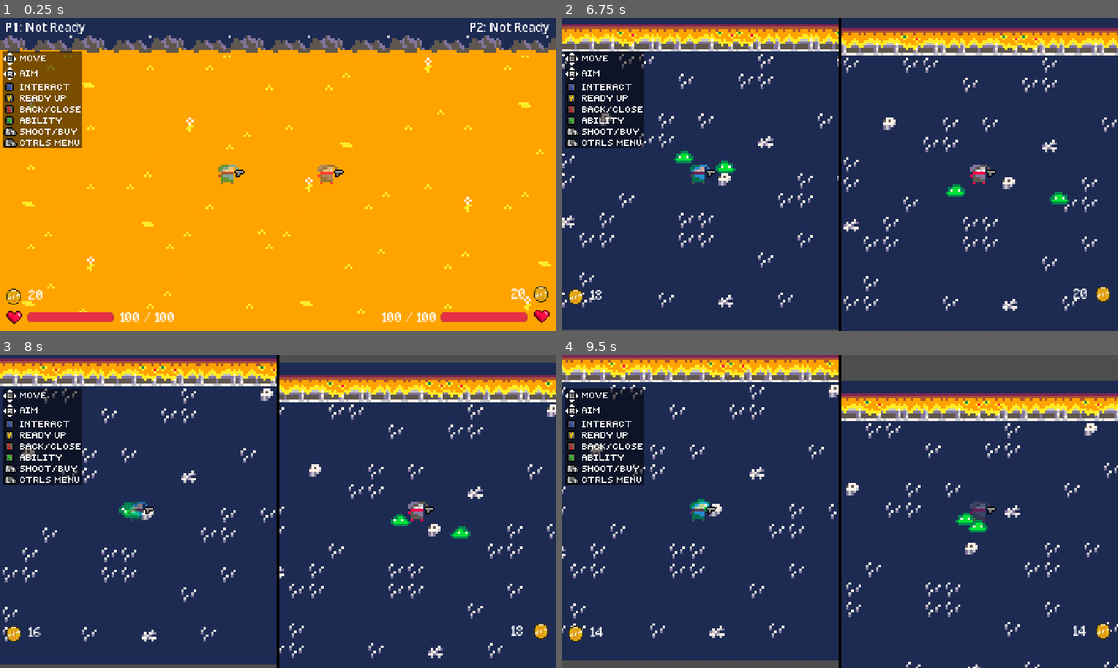
Above: before the commit, frames 1-4 (two rows, left to right).
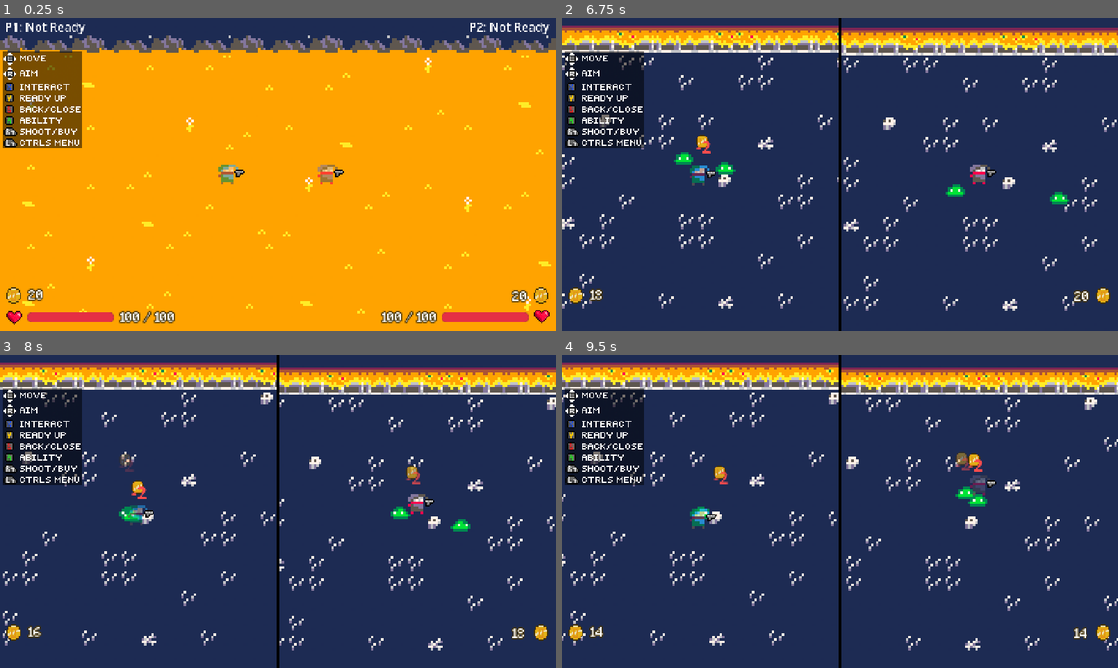
Above: after the commit, the same moments.

Repository: SamZhang150/rivals-ascent
Game: Godot game, scene res://scenes/core/splitscreen.tscn
The game is run twice, just before and just after one commit, with the same random seed, the same clock (stepped at 60 frames per second) and the same inputs.
Inputs (mouse positions are in pixels of both pictures, inside the frame that each line leads up to):
- Up to frame 1 (0.25 s): no input
- Up to frame 2 (6.75 s): move the mouse to (962, 158) at 0.52 s; hold Shift (p1_ready) 0.53-1.28 s; tap Enter at 1.25 s; move the mouse to (728, 190) at 1.27 s; tap M (p2_ready) every 1.5 s from 1.35 to 5.85 s; move the mouse to (895, 105) at 2.02 s; hold Shift (p1_ready) 2.03-2.78 s; move the mouse to (812, 237) at 2.77 s; move the mouse to (1006, 221) at 3.52 s; hold Shift (p1_ready) 3.53-4.28 s; move the mouse to (673, 127) at 4.27 s; move the mouse to (867, 174) at 5.02 s; hold Shift (p1_ready) 5.03-5.78 s; move the mouse to (756, 96) at 5.77 s; move the mouse to (962, 158) at 6.52 s; hold Shift (p1_ready) from 6.53 s (still down)
- Up to frame 3 (8 s): move the mouse to (166, 527) at 7.27 s; release Shift (p1_ready) at 7.28 s; tap M (p2_ready) at 7.35 s
- Up to frame 4 (9.5 s): move the mouse to (895, 442) at 8.02 s; hold Shift (p1_ready) 8.03-8.78 s; move the mouse to (812, 574) at 8.77 s; tap M (p2_ready) at 8.85 s

The runs differ from the first frame. In frame 1, 0.9% of the frame differs, in the area x 1-99%, y 85-98%; in frame 2, 3.6%; in frame 3, 17%; in frame 4, 23%, in the area x 0-100%, y 0-100%.

Commit message:
clamped camera to room, negative coin popup

Diff:
--- a/scenes/levels/dungeon/difficulty_1/room1a.tscn
+++ b/scenes/levels/dungeon/difficulty_1/room1a.tscn
@@ -648,3 +648,8 @@
 [node name="bottom" type="CollisionShape2D" parent="Walls" unique_id=328050610]
 position = Vector2(112, 129)
 shape = SubResource("RectangleShape2D_8gj6c")
+
+[node name="CamTopLeft" type="Marker2D" parent="." unique_id=1789101002]
+
+[node name="CamBottomRight" type="Marker2D" parent="." unique_id=1905078886]
+position = Vector2(224, 128)
--- a/scenes/levels/dungeon/difficulty_1/room1b.tscn
+++ b/scenes/levels/dungeon/difficulty_1/room1b.tscn
@@ -648,3 +648,8 @@
 
 [node name="Slime2" parent="." unique_id=2018649948 instance=ExtResource("3_xxu7e")]
 position = Vector2(170, 63.5)
+
+[node name="CamTopLeft" type="Marker2D" parent="." unique_id=1664734835]
+
+[node name="CamBottomRight" type="Marker2D" parent="." unique_id=225006255]
+position = Vector2(224, 128)
--- a/scenes/levels/dungeon/difficulty_1/room1c.tscn
+++ b/scenes/levels/dungeon/difficulty_1/room1c.tscn
@@ -648,3 +648,8 @@
 
 [node name="Slime2" parent="." unique_id=1174348951 instance=ExtResource("3_ceg20")]
 position = Vector2(191, 92)
+
+[node name="CamTopLeft" type="Marker2D" parent="." unique_id=843591285]
+
+[node name="CamBottomRight" type="Marker2D" parent="." unique_id=981979828]
+position = Vector2(224, 128)
--- a/scenes/levels/dungeon/difficulty_1/room1d.tscn
+++ b/scenes/levels/dungeon/difficulty_1/room1d.tscn
@@ -648,3 +648,8 @@
 [node name="CollisionShape2D" type="CollisionShape2D" parent="ExitTrigger" unique_id=2020918497]
 position = Vector2(206, 111)
 shape = SubResource("RectangleShape2D_4g36v")
+
+[node name="CamTopLeft" type="Marker2D" parent="." unique_id=2010384821]
+
+[node name="CamBottomRight" type="Marker2D" parent="." unique_id=1493777264]
+position = Vector2(224, 128)
--- a/scenes/levels/dungeon/difficulty_2/room2a.tscn
+++ b/scenes/levels/dungeon/difficulty_2/room2a.tscn
@@ -655,3 +655,8 @@
 
 [node name="Bat2" parent="." unique_id=1989380203 instance=ExtResource("3_kehsv")]
 position = Vector2(58.5, 94)
+
+[node name="CamTopLeft" type="Marker2D" parent="." unique_id=240008024]
+
+[node name="CamBottomRight" type="Marker2D" parent="." unique_id=1363719785]
+position = Vector2(224, 128)
--- a/scenes/levels/dungeon/difficulty_2/room2b.tscn
+++ b/scenes/levels/dungeon/difficulty_2/room2b.tscn
@@ -655,3 +655,8 @@
 
 [node name="Bat2" parent="." unique_id=1989380203 instance=ExtResource("3_p6tfh")]
 position = Vector2(154, 96.5)
+
+[node name="CamTopLeft" type="Marker2D" parent="." unique_id=1163702702]
+
+[node name="CamBottomRight" type="Marker2D" parent="." unique_id=1498224958]
+position = Vector2(224, 128)
--- a/scenes/levels/dungeon/difficulty_3/room3a.tscn
+++ b/scenes/levels/dungeon/difficulty_3/room3a.tscn
@@ -664,3 +664,13 @@
 
 [node name="Slime3" parent="." unique_id=285689608 instance=ExtResource("2_hglgh")]
 position = Vector2(191.5, 62.5)
+
+[node name="CamTopLeft" type="Marker2D" parent="." unique_id=1711821255]
+
+[node name="CamBottomRight" type="Marker2D" parent="." unique_id=626469368]
+position = Vector2(224, 128)
+
+[node name="CamTopLeft2" type="Marker2D" parent="." unique_id=455456886]
+
+[node name="CamBottomRight2" type="Marker2D" parent="." unique_id=1170121283]
+position = Vector2(224, 128)
--- a/scenes/levels/shared/lobby.tscn
+++ b/scenes/levels/shared/lobby.tscn
@@ -577,3 +577,8 @@
 [node name="bottom" type="CollisionShape2D" parent="Walls" unique_id=1431289410]
 position = Vector2(112, 129)
 shape = SubResource("RectangleShape2D_e3lt3")
+
+[node name="CamTopLeft" type="Marker2D" parent="." unique_id=1225332922]
+
+[node name="CamBottomRight" type="Marker2D" parent="." unique_id=1979161008]
+position = Vector2(224, 128)
--- a/scenes/ui/coin_ui.tscn
+++ b/scenes/ui/coin_ui.tscn
@@ -3,6 +3,12 @@
 [ext_resource type="Script" uid="uid://bsvwepqabu4w7" path="res://scripts/ui/coin_ui.gd" id="1_55f6b"]
 [ext_resource type="Texture2D" uid="uid://cxis35niux1ot" path="res://assets/sprites/icons/coin_sprite.png" id="2_bq2r8"]
 [ext_resource type="FontFile" uid="uid://cqhlyweokgngl" path="res://assets/fonts/pixel_font.ttf" id="3_bq2r8"]
+
+[sub_resource type="LabelSettings" id="LabelSettings_bq2r8"]
+font = ExtResource("3_bq2r8")
+font_size = 10
+outline_size = 3
+outline_color = Color(0.26666668, 0.19607843, 0.023529412, 1)
 
 [node name="CoinUI" type="Control" unique_id=1805541628]
 layout_mode = 3
@@ -22,9 +28,11 @@
 expand_mode = 2
 stretch_mode = 2
 
-[node name="CoinLabel" type="Label" parent="." unique_id=1457467911]
+[node name="CoinLabel" type="Label" parent="." unique_id=131831221]
 layout_mode = 0
-offset_right = 40.0
-offset_bottom = 23.0
-theme_override_fonts/font = ExtResource("3_bq2r8")
-theme_override_font_sizes/font_size = 10
+offset_left = 27.0
+offset_top = 8.0
+offset_right = 70.0
+offset_bottom = 31.0
+theme_override_constants/shadow_outline_size = 2
+label_settings = SubResource("LabelSettings_bq2r8")
--- a/scenes/ui/health_ui.tscn
+++ b/scenes/ui/health_ui.tscn
@@ -7,6 +7,8 @@
 [sub_resource type="LabelSettings" id="LabelSettings_6rypn"]
 font = ExtResource("3_fht25")
 font_size = 10
+outline_size = 3
+outline_color = Color(0.26666668, 0.19607843, 0.023529412, 1)
 
 [node name="HealthUI" type="Control" unique_id=1253297385]
 layout_mode = 3
@@ -29,6 +31,7 @@
 offset_top = 8.0
 offset_right = 70.0
 offset_bottom = 31.0
+theme_override_constants/shadow_outline_size = 2
 text = "20/20"
 label_settings = SubResource("LabelSettings_6rypn")
 
--- a/scripts/core/splitscreen.gd
+++ b/scripts/core/splitscreen.gd
@@ -43,7 +43,6 @@
 @onready var shop_ui: Control = $UI/ShopUI
 @onready var round_over_ui: Control = $UI/RoundOverUI
 
-# ─── STATE ───────────────────────────────────────────────
 var phase: Phase = Phase.LOBBY
 var p1: CharacterBody2D
 var p2: CharacterBody2D
@@ -95,29 +94,51 @@
 	if phase == Phase.LOBBY and lobby_instance:
 		var lobby_spawn = lobby_instance.get_node("SpawnPoint") as Marker2D
 		if lobby_spawn:
-			_center_viewport_on(left_viewport, lobby_spawn.global_position)
+			_center_viewport_on(left_viewport, lobby_spawn.global_position, lobby_instance)
 		return
 
 	if phase == Phase.SHOP and shop_instance:
 		var shop_spawn = shop_instance.get_node("SpawnPoint") as Marker2D
 		if shop_spawn:
-			_center_viewport_on(left_viewport, shop_spawn.global_position)
+			_center_viewport_on(left_viewport, shop_spawn.global_position, shop_instance)
 		return
 
 	if phase == Phase.PVP and pvp_instance:
 		var pvp_spawn = pvp_instance.get_node("SpawnPoint") as Marker2D
 		if pvp_spawn:
-			_center_viewport_on(left_viewport, pvp_spawn.global_position)
+			_center_viewport_on(left_viewport, pvp_spawn.global_position, pvp_instance)
 		return
 
 	if p1:
-		_center_viewport_on(left_viewport, p1.global_position)
+		_center_viewport_on(left_viewport, p1.global_position, p1_dungeon_rooms[p1_room_index])
 	if p2:
-		_center_viewport_on(right_viewport, p2.global_position)
-
-func _center_viewport_on(vp: SubViewport, target_pos: Vector2):
-	var vp_size = Vector2(vp.size)
-	var offset = target_pos - vp_size / 2.0
+		_center_viewport_on(right_viewport, p2.global_position, p2_dungeon_rooms[p2_room_index])
+
+func _center_viewport_on(vp: SubViewport, target_pos: Vector2, room: Node2D) -> void:
+	if room == null:
+		return
+
+	print("room=", room.name, " top_left=", room.get_node_or_null("CamTopLeft"), " bottom_right=", room.get_node_or_null("CamBottomRight"))
+
+	var top_left: Marker2D = room.get_node_or_null("CamTopLeft") as Marker2D
+	var bottom_right := room.get_node_or_null("CamBottomRight") as Marker2D
+
+	var half_size := Vector2(vp.size) / 2.0
+
+	var clamped_x = clamp(
+		target_pos.x,
+		top_left.global_position.x + half_size.x,
+		bottom_right.global_position.x - half_size.x
+	)
+
+	var clamped_y = clamp(
+		target_pos.y,
+		top_left.global_position.y + half_size.y,
+		bottom_right.global_position.y - half_size.y
+	)
+
+	var clamped_target := Vector2(clamped_x, clamped_y)
+	var offset := clamped_target - half_size
 	vp.canvas_transform = Transform2D(0.0, -offset)
 
 
--- a/scripts/levels/dungeon_pool.tres
+++ b/scripts/levels/dungeon_pool.tres
@@ -13,6 +13,6 @@
 [resource]
 script = ExtResource("1_qwihy")
 difficulty_1 = Array[PackedScene]([ExtResource("1_8p2u8"), ExtResource("2_gxi8c"), ExtResource("3_5bxwk"), ExtResource("4_mo6qi")])
-difficulty_2 = Array[PackedScene]([ExtResource("5_gtr35"), ExtResource("6_hbnye")])
-difficulty_3 = Array[PackedScene]([ExtResource("7_xdmr7"), ExtResource("8_giwlm")])
+difficulty_2 = Array[PackedScene]([ExtResource("5_gtr35"), ExtResource("6_hbnye"), ExtResource("5_gtr35"), ExtResource("6_hbnye")])
+difficulty_3 = Array[PackedScene]([ExtResource("7_xdmr7"), ExtResource("8_giwlm"), ExtResource("7_xdmr7"), ExtResource("8_giwlm")])
 metadata/_custom_type_script = "uid://ciqvnns4ihm2w"
--- a/scripts/player.gd
+++ b/scripts/player.gd
@@ -380,6 +380,8 @@
 			return
 		gold = max(gold - amount, 0)
 		_update_coin_ui()
+		if not gold <= 0:
+			_show_coin_popup(-amount)
 		#print("lost ", amount, " coins")
 		#print("now has ", gold, " coins")
 		_start_invuln(get_invuln_time())
--- a/scripts/ui/coin_popup.gd
+++ b/scripts/ui/coin_popup.gd
@@ -4,10 +4,18 @@
 @onready var icon: TextureRect = $CoinIcon
 
 @export var rise_distance: float = 18.0
-@export var lifetime: float = 0.8
+@export var lifetime: float = 1.5
 
 func show_amount(amount: int) -> void:
-	label.text = "+" + str(amount)
+
+	if amount >= 0:
+		label.text = "+" + str(amount)
+		label.modulate = Color(0.222, 0.891, 0.439, 1.0)
+	else:
+		label.text = str(amount)
+		label.modulate = Color(1.0, 0.3, 0.3, 1.0)
+
+	visible = true
 	modulate.a = 1.5
 
 	var end_pos := global_position + Vector2(0, -rise_distance)
--- a/scripts/ui/coin_ui.gd
+++ b/scripts/ui/coin_ui.gd
@@ -9,12 +9,13 @@
 	# top-right of each player's screen
 	if is_left:
 		position = Vector2(5, 218)
-		coin_icon.position = Vector2(0, 0)
+		coin_icon.position = Vector2(0, -1)
 		label.position = Vector2(18, 1)
+
 	else:
 		position = Vector2(412, 218)
-		coin_icon.position = Vector2(18, -2)
-		label.position = Vector2(0, 0)
+		coin_icon.position = Vector2(18, -1)
+		label.position = Vector2(1, 2)
 
 
 
--- a/scripts/ui/health_ui.gd
+++ b/scripts/ui/health_ui.gd
@@ -16,7 +16,7 @@
 		position = Vector2(338, 235)
 		heart.position = Vector2(22 + health_bar.custom_minimum_size.x, 0)
 		label.position = Vector2(-30, 2)
-		health_bar.position = Vector2(17, 2)
+		health_bar.position = Vector2(18, 2)
 
 
 	health_bar.custom_minimum_size = Vector2(61, 6)
Not shown: 1 places in scenes/core/splitscreen.tscn that only renumber resources
Not shown: 1 places in scenes/levels/dungeon/difficulty_1/room1c.tscn that only renumber resources
Not shown: 1 places in scenes/levels/dungeon/difficulty_1/room1d.tscn that only renumber resources
Not shown: 1 places in scripts/levels/dungeon_pool.tres that only renumber resources
